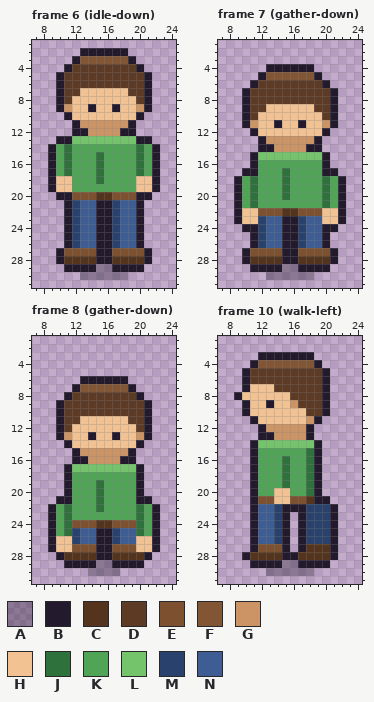
Pixel-art file: assets/aseprite/actor_hero.aseprite. This is how it looked before the edit.
32x32 pixels, 36 frames. Shown: frame 6 (idle-down): x 7..24, y 1..31; frame 7 (gather-down): x 7..24, y 1..31; frame 8 (gather-down): x 7..24, y 1..31; frame 10 (walk-left): x 7..24, y 1..31. The commit also changed other frames, which this record leaves out.
Palette (. is transparent): A #241a2e5a  B #241a2e  C #55341d  D #5c3a24  E #7d512f  F #825535  G #cc9464  H #f2c292  J #2f713c  K #4fa555  L #74c46b  M #28416d  N #3d5d94
New version:
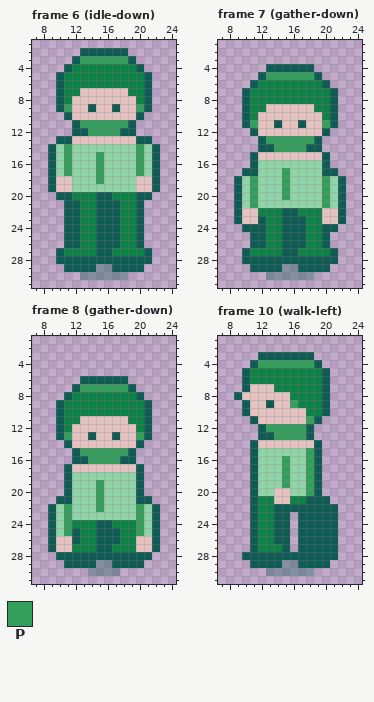
Colours new in this view: P #329f5b
Diff:
colour A: #241a2e5a -> #0d5d565a
colour B: #241a2e -> #0d5d56
colour D: #5c3a24 -> #0c8346
colour H: #f2c292 -> #e5c2c0
colour K: #4fa555 -> #8fd5a6
Changed rows in their new state; - is a pixel that keeps its letter.
Frame 6 (idle-down), layer "actor":
first column x 13:
 3 PPPPPP
first column x 11:
 9 P--------P
11 --PPPPPP--
12 ---PPPP---
13 -HHHHHHHH-
14 P--------P
15 P---P----P
16 P---P----P
17 P---P----P
18 ----P-----
20 -DDDBBDDD-
21 -BDD--BDD-
22 -BDD--BDD-
23 -BDD--BDD-
24 -BDD--BDD-
25 -BDD--BDD-
26 -BDD--BDD-
27 DDDD--DDDD
28 BBBB--BBBB
Frame 7 (gather-down), layer "actor":
first column x 13:
 5 PPPPPP
first column x 11:
11 P--------P
13 --PPPPPP--
14 ---PPPP---
15 -HHHHHHHH-
17 ----P-----
18 P---P----P
19 P---P----P
20 P---P----P
21 P--------P
22 -DDDBBDDD-
23 -BDD--BDD-
24 -BDD--BDD-
25 -BDD--BDD-
26 -BDD--BDD-
27 DDDD--DDDD
28 BBBB--BBBB
Frame 8 (gather-down), layer "actor":
first column x 13:
 7 PPPPPP
first column x 11:
13 P--------P
15 --PPPPPP--
16 ---PPPP---
17 -HHHHHHHH-
19 ----P-----
20 ----P-----
21 ----P-----
22 P---P----P
23 P--------P
24 PDDDBBDDDP
25 PBDD--BDDP
26 -BDD--BDD-
27 -DDD--DDD-
28 BBBB--BBBB
Frame 10 (walk-left), layer "actor":
first column x 12:
 4 PPPPPPP
first column x 11:
 9 -----P----
11 -------P--
12 --PPPPP---
13 ---PPPP---
14 -HHHHHHH--
15 -------P--
16 ----P--P--
17 ----P--P--
18 ----P--P--
19 ----P--P--
20 -------P--
21 -DD--DDB--
22 -DDB---BBB
23 -DDB---BBB
24 -DDB---BBB
25 -DDB---BBB
26 -DDB---BBB
27 -DDD---BBB
28 BBBB--BBBB
